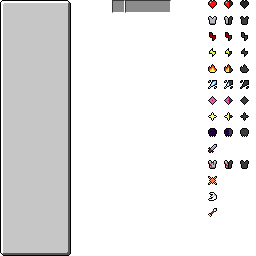
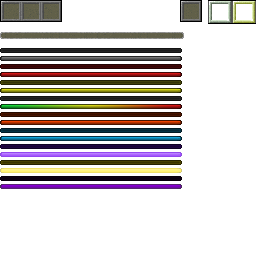
Layers edited between the first and the second 256 x 256 image:
showed "InterfaceHUD", painted on it over [0, 0, 256, 189]
hid "InterfaceAttributes" over [0, 0, 249, 256]
